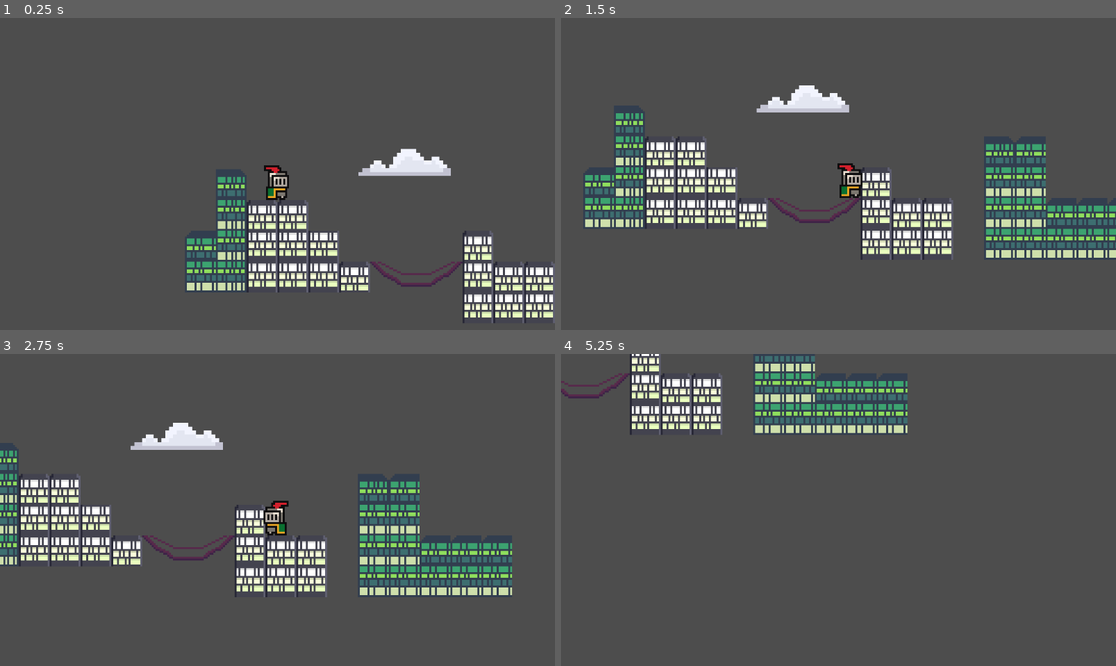
Above: before the commit, frames 1-4 (two rows, left to right).
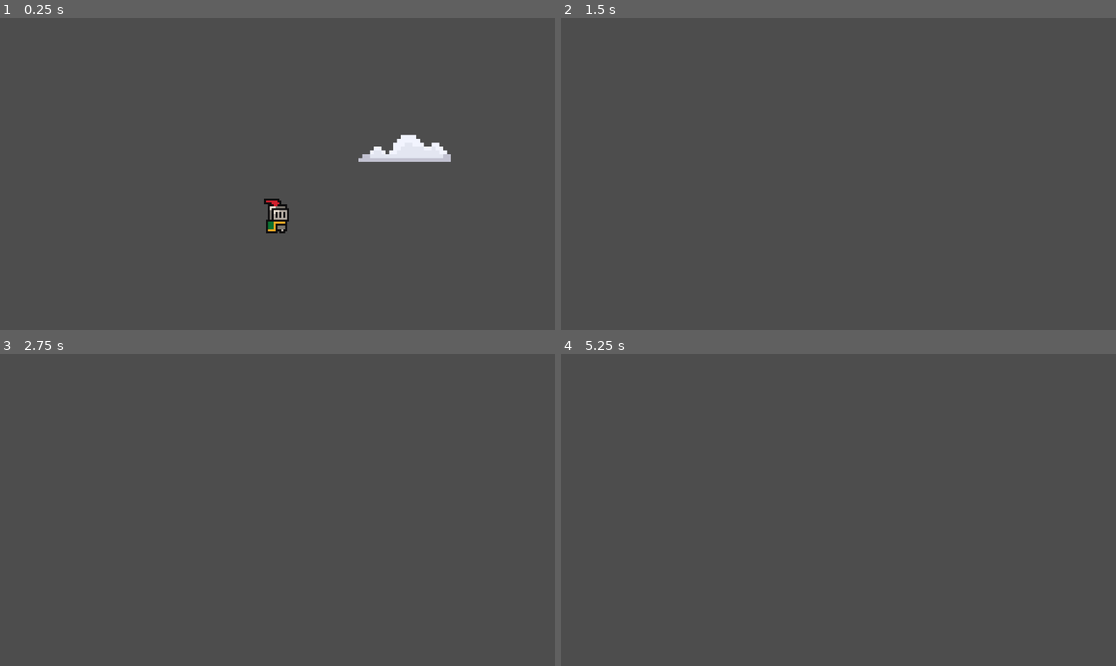
Above: after the commit, the same moments.

Repository: lucypamela2007-gif/GameJam-Godot
Game: Godot game, scene res://Scenes/level1.tscn
The game is run twice, just before and just after one commit, with the same random seed, the same clock (stepped at 60 frames per second) and the same inputs.
Inputs:
- Up to frame 1 (0.25 s): no input
- Up to frame 2 (1.5 s): hold Right (move_right) from 0.53 s (still down); tap Space (jump) at 0.77 s
- Up to frame 3 (2.75 s): tap Space (jump) at 1.52 s; release Right (move_right) at 2.03 s; hold Left (move_left) from 2.03 s (still down)
- Up to frame 4 (5.25 s): release Left (move_left) at 2.78 s; hold Right (move_right) 2.78-4.28 s; tap Space (jump) at 3.02, 3.77, 4.52 s; hold Left (move_left) 4.28-5.03 s; hold Right (move_right) from 5.03 s (still down)

The runs differ from the first frame. In frame 1, 10% of the frame differs, in the area x 33-100%, y 37-98%; in frame 2, 16%, in the area x 4-100%, y 21-78%; in frame 3, 15%; in frame 4, 8.0%.

Commit message:
cleared level 1 out from testing

Diff:
--- a/Scenes/level1.tscn
+++ b/Scenes/level1.tscn
@@ -68,7 +68,6 @@
 tile_set = SubResource("TileSet_6whob")
 format = 2
 layer_0/name = "Background"
-layer_0/tile_data = PackedInt32Array(262141, 1, 3, 196605, 1, 2, 262142, 65537, 3, 196606, 65537, 3, 131070, 65537, 3, 65534, 65537, 2, 196609, 1, 1, 131073, 1, 1, 131072, 1, 1, 196608, 1, 1, 65536, 1, 0, 196610, 1, 0, 196611, 131073, 1, 196612, 196609, 1, 196613, 262145, 1, 262150, 1, 1, 196614, 1, 1, 262151, 1, 1, 262152, 1, 1, 131078, 1, 0, 196615, 1, 0, 196616, 1, 0, 131071, 1, 0, 196607, 1, 1, 262143, 1, 1, 65546, 65537, 2, 131082, 1, 3, 196618, 1, 3, 262154, 1, 3, 262155, 1, 3, 196619, 1, 3, 131083, 1, 3, 262156, 1, 3, 262157, 1, 3, 262158, 1, 3, 196620, 1, 2, 196621, 1, 2, 196622, 1, 2, 65547, 1, 2)
 layer_1/name = "Midground"
 
 [node name="killzone" parent="." unique_id=947948114 instance=ExtResource("3_didp7")]
